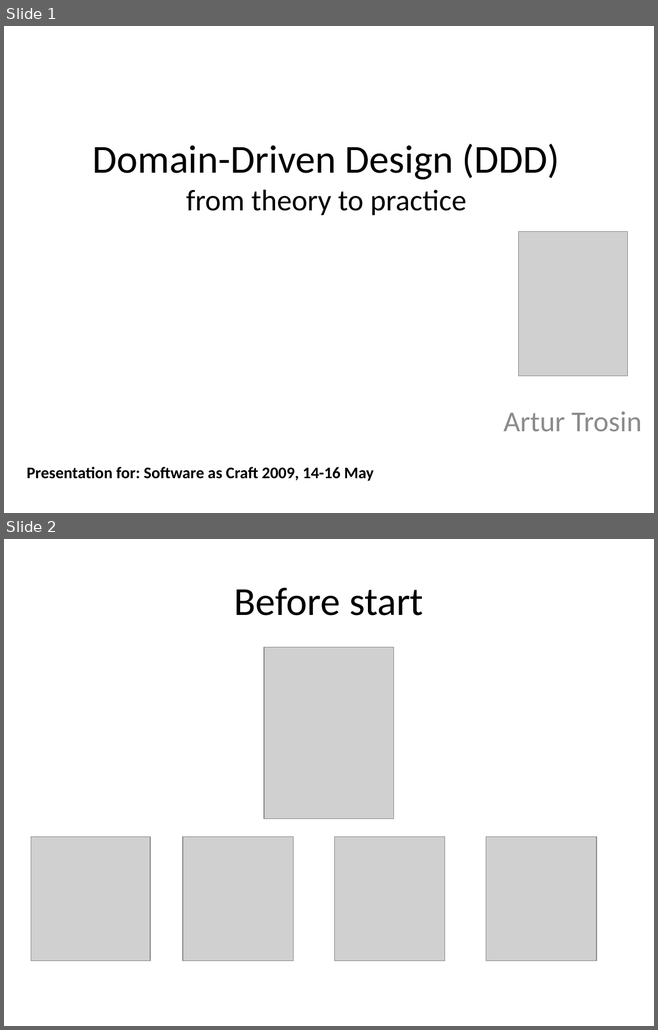
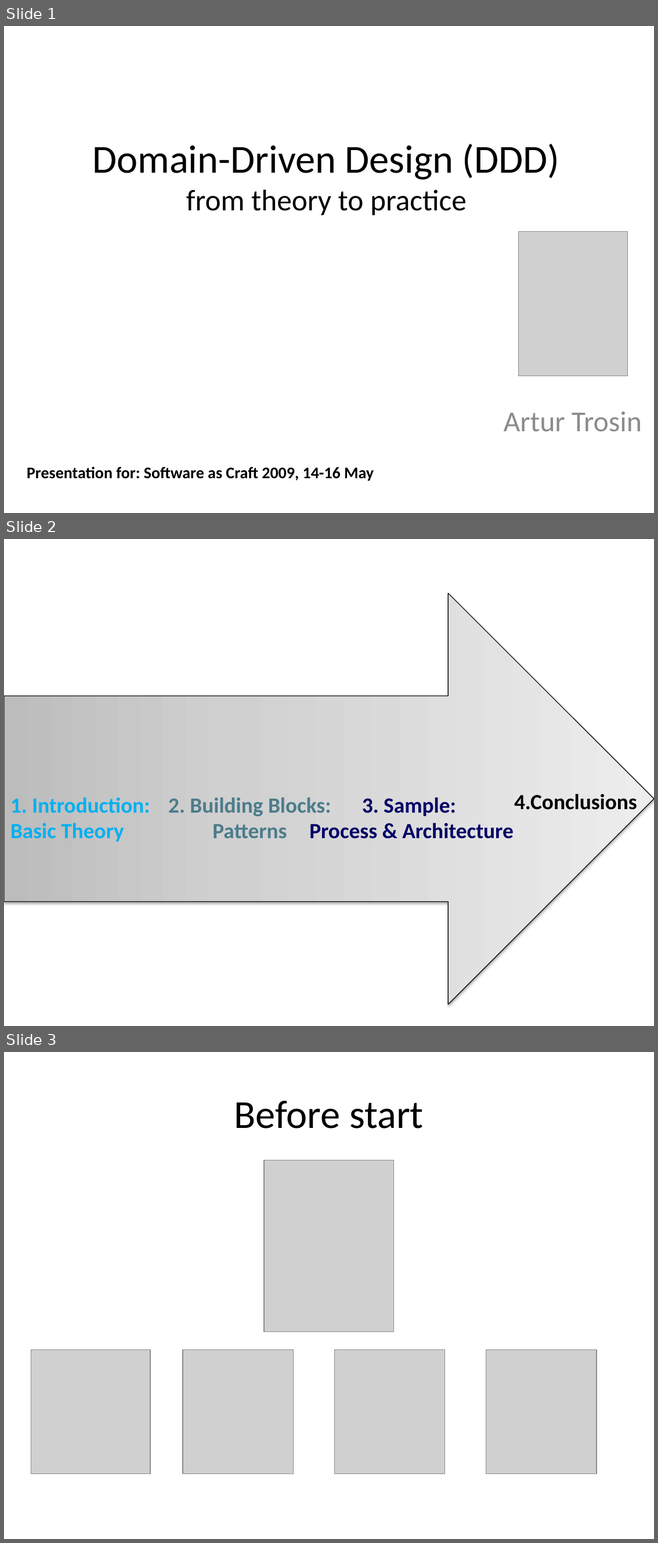
Before and after one commit to arturtv/dddpresentation, a slide deck: Domain-DrivenDesign.A.Trosin.pptx. Shown one above the other, each under a label of ours: slides 1 and 2 before the commit, slides 1, 2 and 3 after it. The pictures are 658x1030 and 658x1543 pixels, drawn with LibreOffice and Linux fonts; fonts in the diff are those of the drawing; grey boxes stand for pictures. Boxes give left, top, right and bottom in pixels: in the first picture for what was removed or moved away, otherwise in the second. Text is boxed around its words. In the diff, an @@ line names an element or a change of style, - is before the commit and + after.

```diff
--- a/Domain-DrivenDesign.A.Trosin.pptx
+++ b/Domain-DrivenDesign.A.Trosin.pptx
@@ slide 2 added at (4,539,654,1026), background #FFFFFF @@
@@ right arrow added at (4,593,654,1004), fill gradient #BDBDBD to #D1D1D1 to #EEEEEE, outline #000000 0.75 pt @@
@@ text added at (10,798,150,842), 24 pt, text #00B0F0, bold @@
+1. Introduction:
+Basic Theory
@@ text added at (168,798,331,838), 24 pt, text #4C7C8B, bold @@
+2. Building Blocks:
+Patterns
@@ text added at (309,797,513,839), 24 pt, text #000066, bold @@
+3. Sample:
+Process & Architecture
@@ text added at (514,794,637,810), 24 pt, text #000000, bold @@
+4.Conclusions
@@ what was slide 2 is now slide 3 @@
```
